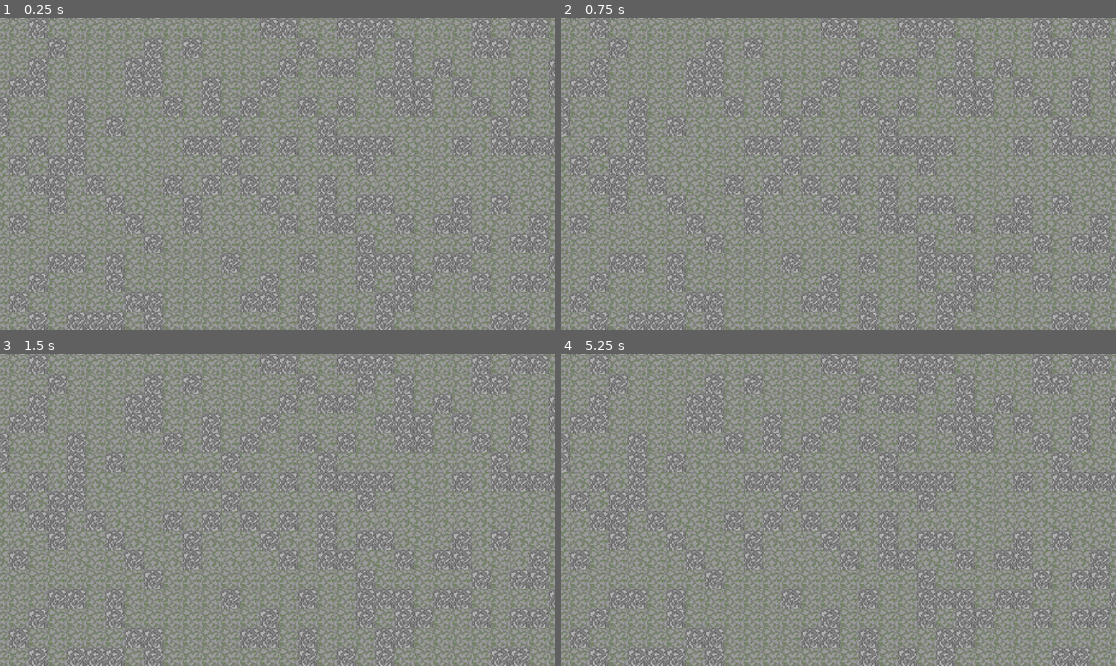
Above: before the commit, frames 1-4 (two rows, left to right).
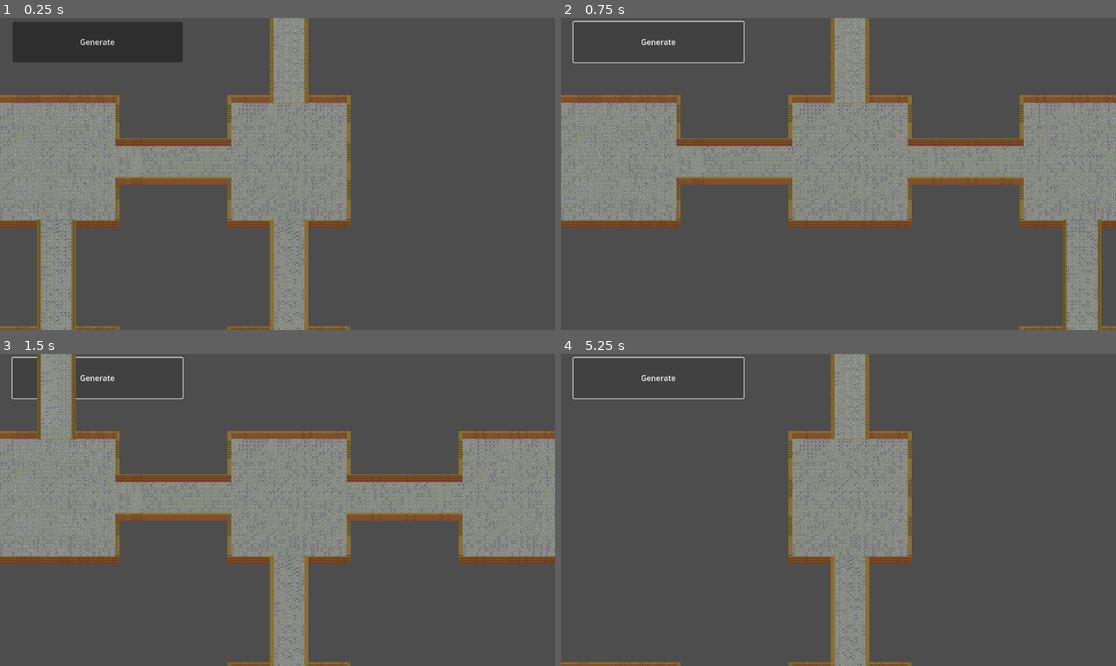
Above: after the commit, the same moments.

Repository: chronosg4mes/Jam
Game: Godot game, scene res://Scenes/game.tscn
The game is run twice, just before and just after one commit, with the same random seed, the same clock (stepped at 60 frames per second) and the same inputs. The project has no main scene, so this scene is started directly.
Inputs (mouse positions are in pixels of both pictures, inside the frame that each line leads up to):
- Up to frame 1 (0.25 s): no input
- Up to frame 2 (0.75 s): click (660, 42) at 0.5 s, where only the run after the commit has a clickable "Generate"
- Up to frame 3 (1.5 s): tap Enter at 1.25 s; hold D (right) from 1.28 s (still down)
- Up to frame 4 (5.25 s): tap Space at 2, 3.5, 5 s; release D (right) at 2.03 s; hold S (down) 2.03-2.78 s; tap Enter at 2.75, 4.25 s; hold D (right) 2.78-3.53 s; hold W (up) 3.53-4.28 s; hold A (left) from 4.28 s (still down)

The runs differ from the first frame. In frame 1, 87% of the frame differs, in the area x 0-100%, y 0-100%; in frame 2, 83%; in frame 3, 83%; in frame 4, 93%.

Commit message:
Da Gate 1

Diff:
--- /dev/null
+++ b/Rooms/GateArea2D.gd
@@ -0,0 +1,6 @@
+extends Area2D
+
+@onready var gate = $Gate2
+
+func _on_area_entered(area):
+	gate.visible = true
--- a/Rooms/corridor_v.tscn
+++ b/Rooms/corridor_v.tscn
@@ -1,9 +1,11 @@
-[gd_scene load_steps=10 format=3 uid="uid://ch66xtvtc2r80"]
+[gd_scene load_steps=14 format=3 uid="uid://ch66xtvtc2r80"]
 
 [ext_resource type="Texture2D" uid="uid://cvnh42pnoivf6" path="res://Assets/Floor/Floor_1.png" id="1_t26fu"]
 [ext_resource type="Texture2D" uid="uid://bdf3b62iwsveb" path="res://Assets/Floor/Floor_2.png" id="2_5tj2x"]
 [ext_resource type="Texture2D" uid="uid://cu6er0m0ffw8b" path="res://Assets/Wall/wall.png" id="3_u7tof"]
 [ext_resource type="Texture2D" uid="uid://176firwula3g" path="res://Assets/Wall/wall_horizontal.png" id="4_iq0ok"]
+[ext_resource type="Texture2D" uid="uid://b8amy0mrgnbic" path="res://Assets/gate_vertical.png" id="5_222y5"]
+[ext_resource type="Script" path="res://Rooms/GateArea2D.gd" id="6_1i7d7"]
 
 [sub_resource type="TileSetAtlasSource" id="TileSetAtlasSource_5diuh"]
 texture = ExtResource("1_t26fu")
@@ -80,9 +82,64 @@
 sources/2 = SubResource("TileSetAtlasSource_mfb3q")
 sources/3 = SubResource("TileSetAtlasSource_7ia23")
 
+[sub_resource type="RectangleShape2D" id="RectangleShape2D_j5riv"]
+size = Vector2(2, 128)
+
+[sub_resource type="RectangleShape2D" id="RectangleShape2D_e8iav"]
+size = Vector2(20, 128)
+
 [node name="corridor_v" type="Node2D"]
 
 [node name="TileMap" type="TileMap" parent="."]
 tile_set = SubResource("TileSet_6q8yi")
 format = 2
 layer_0/tile_data = PackedInt32Array(-65536, 0, 0, -1, 0, 0, -2, 1, 0, -3, 0, 0, -4, 0, 0, -5, 1, 0, -6, 0, 0, -7, 1, 0 …(4068 unchanged characters)…
+
+[node name="Gate" type="Sprite2D" parent="."]
+visible = false
+position = Vector2(-239, -32)
+texture = ExtResource("5_222y5")
+
+[node name="GateVertical2" type="Sprite2D" parent="Gate"]
+position = Vector2(0, 63)
+texture = ExtResource("5_222y5")
+
+[node name="StaticBody2D" type="StaticBody2D" parent="Gate"]
+
+[node name="CollisionShape2D" type="CollisionShape2D" parent="Gate/StaticBody2D"]
+position = Vector2(0, 32)
+shape = SubResource("RectangleShape2D_j5riv")
+
+[node name="GateArea2D" type="Area2D" parent="."]
+position = Vector2(-239, -32)
+script = ExtResource("6_1i7d7")
+
+[node name="CollisionShape2D" type="CollisionShape2D" parent="GateArea2D"]
+position = Vector2(-1, 32)
+shape = SubResource("RectangleShape2D_e8iav")
+
+[node name="Gate2" type="Sprite2D" parent="."]
+position = Vector2(239, -31)
+texture = ExtResource("5_222y5")
+
+[node name="GateVertical2" type="Sprite2D" parent="Gate2"]
+position = Vector2(0, 63)
+texture = ExtResource("5_222y5")
+
+[node name="StaticBody2D" type="StaticBody2D" parent="Gate2"]
+position = Vector2(167, 0)
+
+[node name="CollisionShape2D" type="CollisionShape2D" parent="Gate2/StaticBody2D"]
+position = Vector2(-167, 31)
+shape = SubResource("RectangleShape2D_j5riv")
+
+[node name="GateArea2D2" type="Area2D" parent="."]
+position = Vector2(-154, -38)
+script = ExtResource("6_1i7d7")
+
+[node name="CollisionShape2D" type="CollisionShape2D" parent="GateArea2D2"]
+position = Vector2(393, 38)
+shape = SubResource("RectangleShape2D_e8iav")
+
+[connection signal="area_entered" from="GateArea2D" to="GateArea2D" method="_on_area_entered"]
+[connection signal="area_entered" from="GateArea2D2" to="GateArea2D2" method="_on_area_entered"]
--- a/Scenes/game.tscn
+++ b/Scenes/game.tscn
@@ -4,9 +4,12 @@
 script/source = "extends Node2D
 
 var room_var_1 = preload(\"res://Rooms/room_variation_1.tscn\")
-var corridor = preload(\"res://Rooms/corridor_h.tscn\")
+var corridor_h = preload(\"res://Rooms/corridor_h.tscn\")
+var corridor_v = preload(\"res://Rooms/corridor_v.tscn\")
 
 var dungeon = {}
+var node_sprite = load(\"res://test/map_nodes1.png\")
+var branch_sprite = load(\"res://test/map_nodes3.png\")
 var dungeon_generation = DungeonGeneration
 
 func _ready():
@@ -23,20 +26,20 @@
 
 		map_node.add_child(temp)
 		temp.z_index = 0
-		temp.position = i * 1000
+		temp.position = i * 960
 		var c_rooms = dungeon.get(i).connected_rooms
 		if(c_rooms.get(Vector2(1, 0)) != null):
-			temp = corridor.instantiate()
+			temp = corridor_h.instantiate()
 			map_node.add_child(temp)
 			temp.z_index = 1
-			temp.position = (i + Vector2(1, 0) / 2) * 1100
+			temp.position = (i + Vector2(1, 0) / 2) * 960
 
 		if(c_rooms.get(Vector2(0, 1)) != null):
-			temp = corridor.instantiate()
+			temp = corridor_v.instantiate()
 			map_node.add_child(temp)
 			temp.z_index = 1
 			temp.rotation_degrees = 90
-			temp.position = (i + Vector2(0, 1) / 2) * 1000
+			temp.position = (i + Vector2(0, 1) / 2) * 965
 
 func _on_button_pressed():
 	randomize()
@@ -47,7 +50,16 @@
 [node name="Game" type="Node2D"]
 script = SubResource("GDScript_2o7ha")
 
+[node name="Button" type="Button" parent="."]
+offset_left = 26.0
+offset_top = 8.0
+offset_right = 379.0
+offset_bottom = 92.0
+text = "Generate"
+
 [node name="MapNode" type="Node2D" parent="."]
 texture_filter = 1
-position = Vector2(579, 326)
-scale = Vector2(2.5, 2.5)
+position = Vector2(600, 298)
+scale = Vector2(0.5, 0.5)
+
+[connection signal="pressed" from="Button" to="." method="_on_button_pressed"]
Binary file added: Assets/gate_horizontal.png
Not shown, added: Assets/gate_horizontal.png.import
Binary file added: Assets/gate_vertical.png
Not shown, added: Assets/gate_vertical.png.import
Binary file added: Assets/start.png
Not shown, added: Assets/start.png.import
